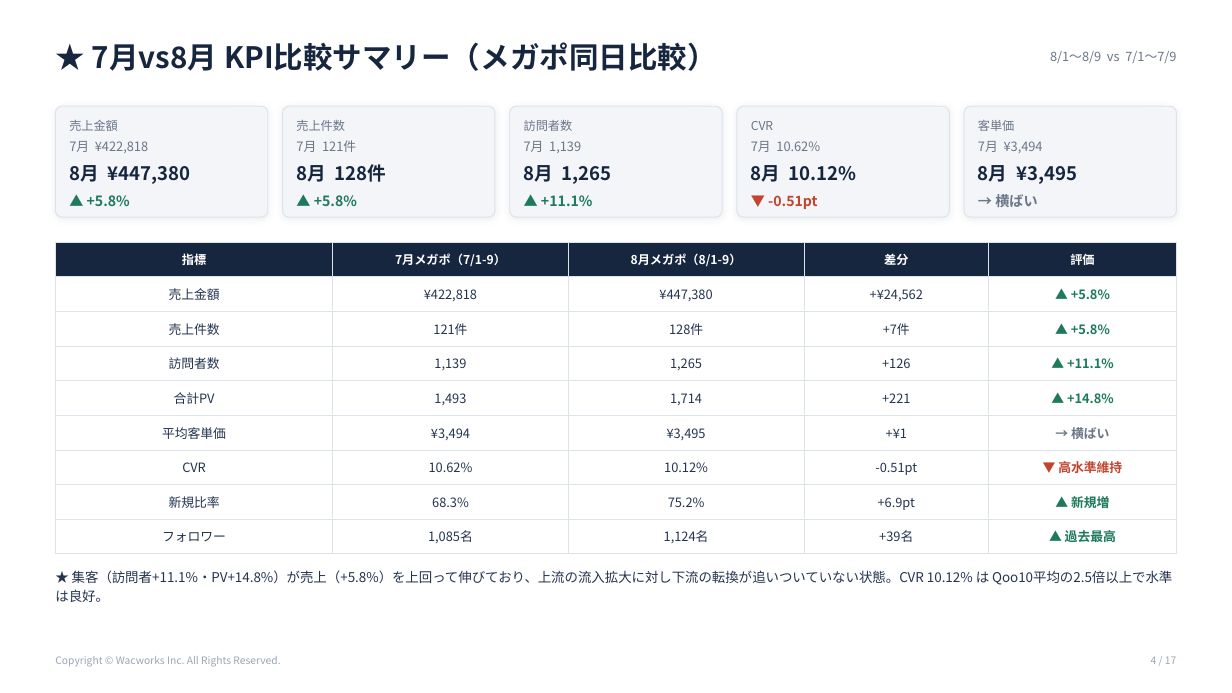
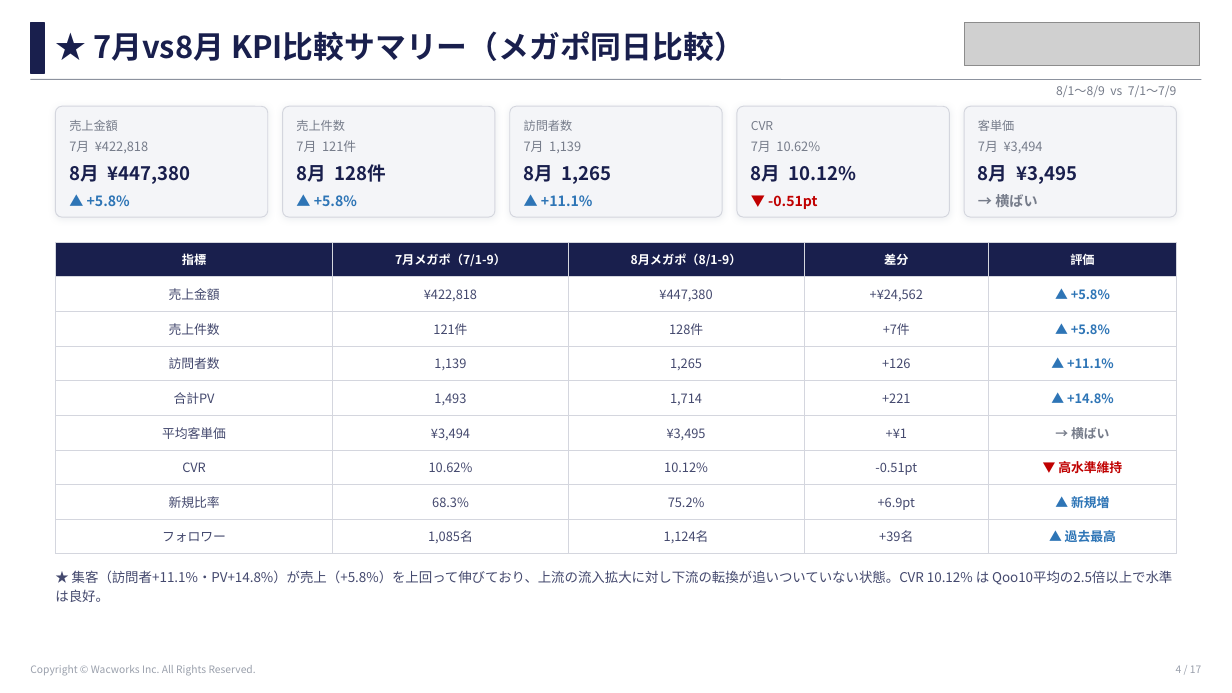
Before and after one commit to wacworks-web/home, a slide deck: slide 4 of reports/dr365_qoo10_202608/dr365_Qoo10_2026年8月メガポ_レポート.pptx. Drawn at 1232x693 pixels with LibreOffice and Linux fonts; fonts in the diff are those of the drawing; grey boxes stand for pictures. Boxes give left, top, right and bottom in pixels: in the first picture for what was removed or moved away, otherwise in the second. Text is boxed around its words. In the diff, an @@ line names an element or a change of style, - is before the commit and + after.

```diff
--- a/reports/dr365_qoo10_202608/dr365_Qoo10_2026年8月メガポ_レポート.pptx
+++ b/reports/dr365_qoo10_202608/dr365_Qoo10_2026年8月メガポ_レポート.pptx
@@ rectangle added at [30, 23, 44, 73], fill #191F4D, outline #191F4D 1 pt @@
@@ text "★ 7月vs8月 KPI比較サマリー（メガポ同日比較）": place and size @@
-text "★ 7月vs8月 KPI比較サマリー（メガポ同日比較）" at [92, 42, 717, 71]
+text "★ 7月vs8月 KPI比較サマリー（メガポ同日比較）" at [93, 31, 745, 61]
@@ text "★ 7月vs8月 KPI比較サマリー（メガポ同日比較）" at [93, 31, 745, 61]: size 23 to 24 pt, text colour #16263F to #191F4D @@
@@ picture added at [964, 22, 1200, 66] @@
@@ line added from (30, 79) to (1202, 79), #8C929E 0.75 pt @@
@@ text "8/1〜8/9 vs 7/1〜7/9": place and size @@
-text "8/1〜8/9 vs 7/1〜7/9" at [1050, 51, 1176, 63]
+text "8/1〜8/9 vs 7/1〜7/9" at [1056, 85, 1177, 97]
@@ text "8/1〜8/9 vs 7/1〜7/9" at [1056, 85, 1177, 97]: size 10 to 9.5 pt, text colour #6B7688 to #767C8A @@
@@ fill #F3F5F8 to #F4F5F8; outline #DDE3EA 0.75 pt to #D4D6DE 0.75 pt in 4 elements at [55, 106, 268, 217], [283, 106, 495, 217], [510, 106, 723, 217], [738, 106, 950, 217] @@
@@ text colour #1F7A5C to #2E75B6 in 3 elements at [87, 195, 130, 206], [314, 195, 357, 206], [541, 195, 593, 206] @@
@@ text "▼ -0.51pt" at [768, 195, 818, 209]: text colour #C0442E to #C00000 @@
@@ table at [55, 242, 1177, 547] @@
@@ fill #16263F to #191F4D in row 1 @@
@@ text colour #24344F to #44496E in "売上金額", "¥422,818", "¥447,380", "+¥24,562" and 28 more places @@
@@ text colour #1F7A5C to #2E75B6 in "▲ +5.8%", "▲ +5.8%", "▲ +11.1%", "▲ +14.8%" and 2 more places @@
@@ text colour #6B7688 to #767C8A in "→ 横ばい" @@
@@ text colour #C0442E to #C00000 in "▼ 高水準維持" @@
@@ borders changed @@
@@ text "★ 集客（訪問者+11.1%・PV+14.8%）が売上（+5.8%）を上回って伸びており、上流の流入拡大に対し下流の転換 ..." at [55, 570, 1172, 602]: text colour #24344F to #44496E @@
@@ text "Copyright © Wacworks Inc. All ...": place and size @@
-text "Copyright © Wacworks Inc. All ..." at [55, 656, 280, 667]
+text "Copyright © Wacworks Inc. All ..." at [30, 665, 256, 676]
@@ text "Copyright © Wacworks Inc. All ..." at [30, 665, 256, 676]: text colour #9AA6B5 to #9AA0AC @@
@@ text "4 / 17" at [1176, 665, 1201, 673]: text colour #9AA6B5 to #9AA0AC @@
@@ text "4 / 17": place and size @@
-text "4 / 17" at [1151, 656, 1176, 664]
+text "4 / 17" at [1176, 665, 1201, 673]
```
Also in this commit, not shown: 16 other slides changed, 6 other files.
